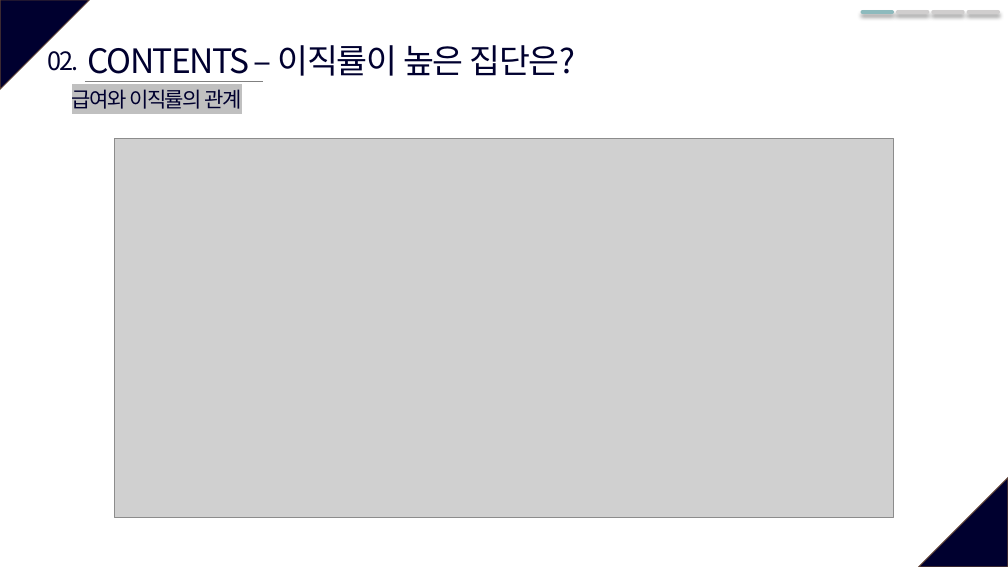
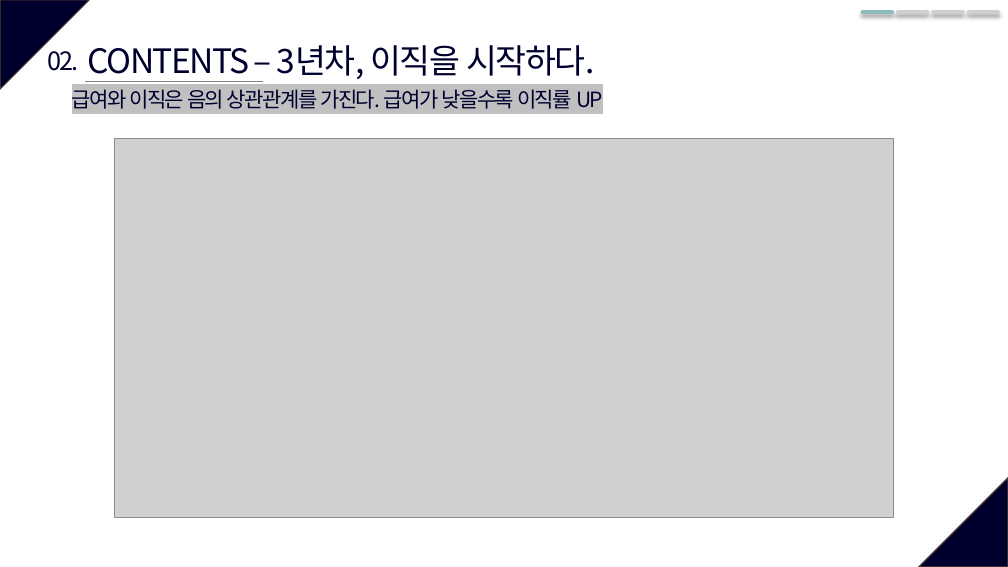
Before and after one commit to JxxHxxx/Ubion-Mini-Project-HR-Analysis, a slide deck: slide 10 of 데이터분석은위대하다.pptx. Drawn at 1008x567 pixels with LibreOffice and Linux fonts; fonts in the diff are those of the drawing; grey boxes stand for pictures. Boxes give left, top, right and bottom in pixels: in the first picture for what was removed or moved away, otherwise in the second. Text is boxed around its words. In the diff, an @@ line names an element or a change of style, - is before the commit and + after.

```diff
--- a/데이터분석은위대하다.pptx
+++ b/데이터분석은위대하다.pptx
@@ text at (88,45,595,82): text changed @@
-CONTENTS – 이직률이 높은 집단은?
+CONTENTS – 3년차, 이직을 시작하다.
@@ text at (72,89,603,109): text changed @@
-급여와 이직률의 관계
+급여와 이직은 음의 상관관계를 가진다. 급여가 낮을수록 이직률 UP
```
Also in this commit, not shown: 6 other slides changed, 14 slides added, 8 slides removed.
